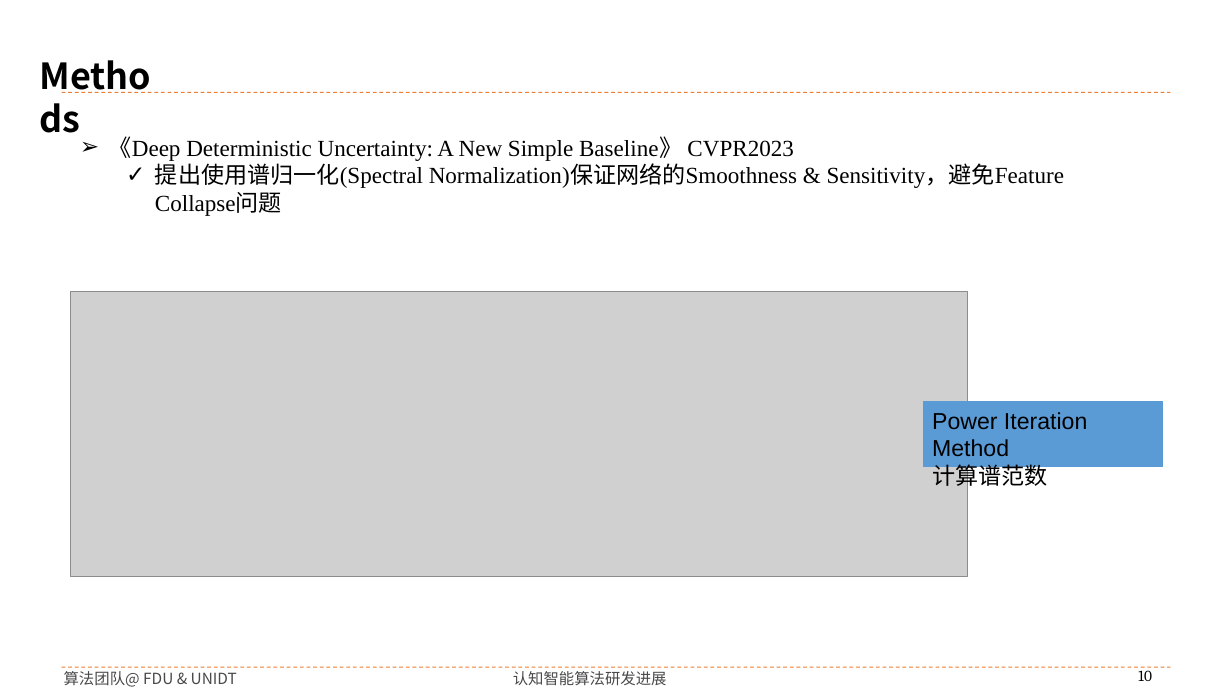
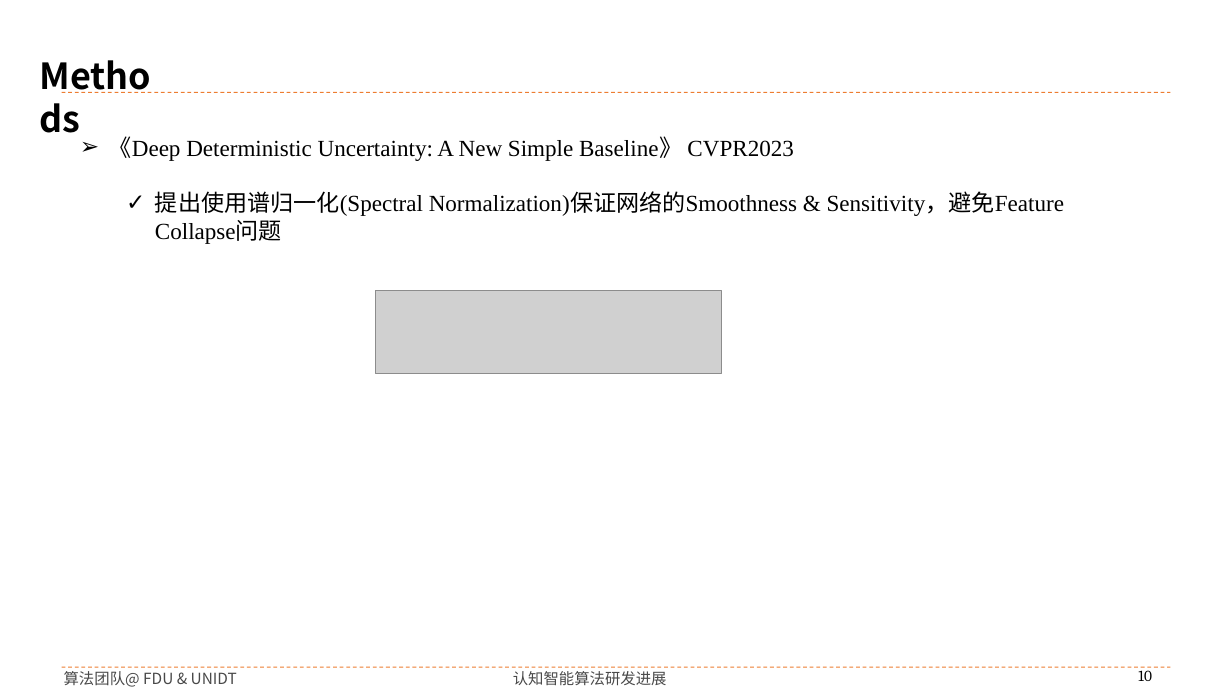
Before and after one commit to buyizhiyou/YYMUncertainty, a slide deck: slide 10 of pre/dum_pre.pptx. Drawn at 1232x693 pixels with LibreOffice and Linux fonts; fonts in the diff are those of the drawing; grey boxes stand for pictures; background and template pictures are left out. Boxes give left, top, right and bottom in pixels: in the first picture for what was removed or moved away, otherwise in the second. Text is boxed around its words. In the diff, an @@ line names an element or a change of style, - is before the commit and + after.

```diff
--- a/pre/dum_pre.pptx
+++ b/pre/dum_pre.pptx
@@ text "《Deep Deterministic Uncertainty: A New ..." rewrapped from box(109, 136, 1064, 216) to box(109, 136, 1064, 244) @@
@@ picture removed at box(71, 292, 969, 577) @@
@@ picture added at box(375, 291, 721, 374) @@
@@ rectangle removed at box(923, 402, 1163, 468) @@
-Power Iteration Method
-计算谱范数
```
Also in this commit, not shown: 13 other slides changed, 6 slides added, 1 slide removed, 13 other files.
